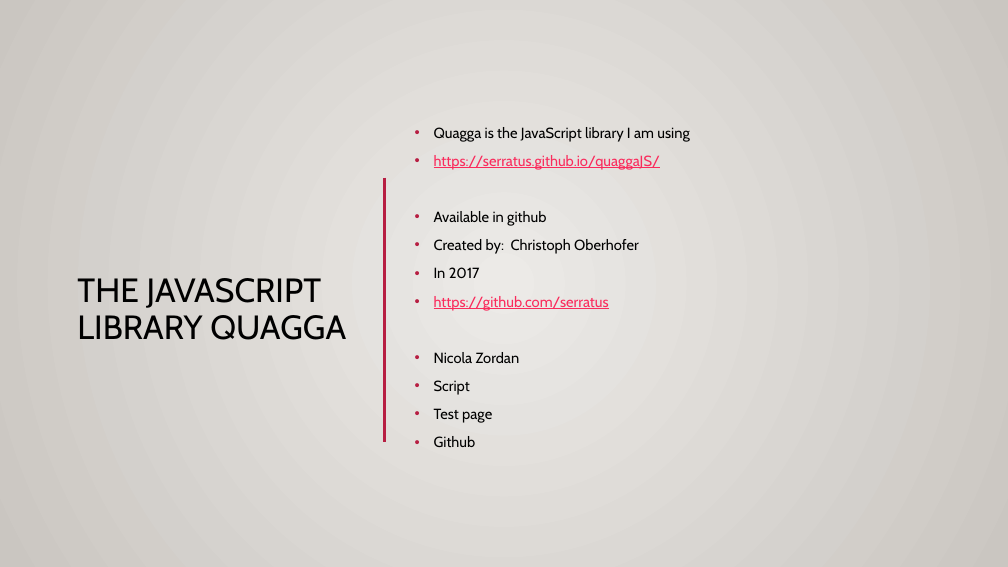
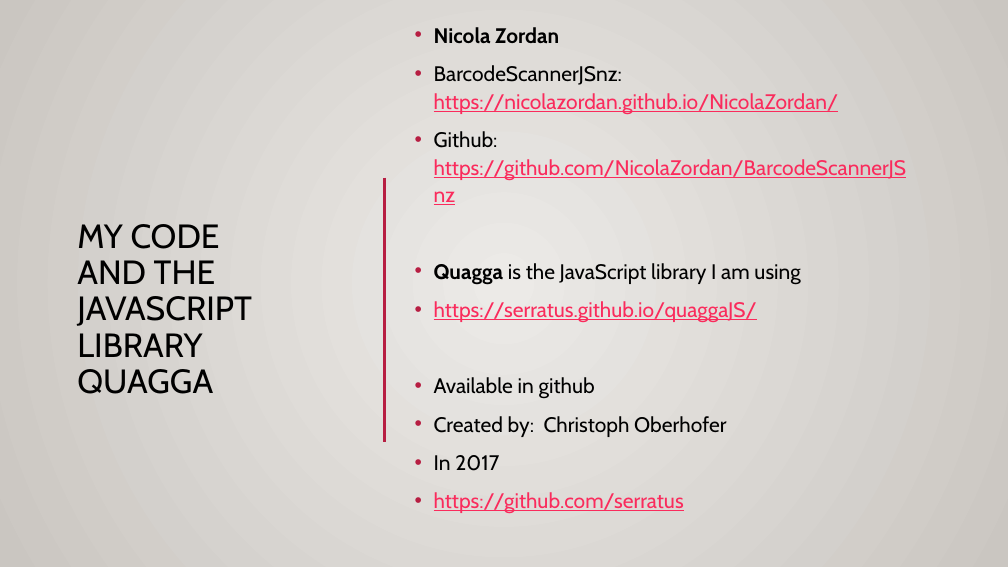
Before and after one commit to NicolaZordan/NicolaZordan, a slide deck: slide 5 of barcodeScanner/barcodeScanner.pptx. Drawn at 1008x567 pixels with LibreOffice and Linux fonts; fonts in the diff are those of the drawing; background and template pictures are left out. Boxes give left, top, right and bottom in pixels: in the first picture for what was removed or moved away, otherwise in the second. Text is boxed around its words. In the diff, an @@ line names an element or a change of style, - is before the commit and + after.

```diff
--- a/barcodeScanner/barcodeScanner.pptx
+++ b/barcodeScanner/barcodeScanner.pptx
@@ text "Nicola Zordan": place and size @@
-text "Nicola Zordan" at bbox=[434, 127, 689, 447]
+text "Nicola Zordan" at bbox=[434, 27, 907, 513]
@@ text at bbox=[434, 27, 907, 180]: paragraphs added @@
+• Nicola Zordan
+• BarcodeScannerJSnz: https://nicolazordan.github.io/NicolaZordan/
+• Github: https://github.com/NicolaZordan/BarcodeScannerJSnz
@@ title at bbox=[77, 224, 252, 394]: text changed @@
-THE JAVASCRIPT LIBRARY QUAGGA
+MY CODE
+AND THE JAVASCRIPT LIBRARY
+QUAGGA
@@ text at bbox=[434, 263, 800, 513]: size 14 to 20 pt in "Quagga is the JavaScript library I am ...", "https://serratus.github.io/quaggaJS/", "Available in github", "Created by: Christoph Oberhofer" and 2 more places; bold on in "Quagga"; line spacing 1 to 1.1 @@
@@ text at bbox=[434, 352, 520, 447]: paragraphs removed @@
-• Nicola Zordan
-• Script
-• Test page
-• Github
```
Also in this commit, not shown: 6 other slides changed, 1 slide removed.
